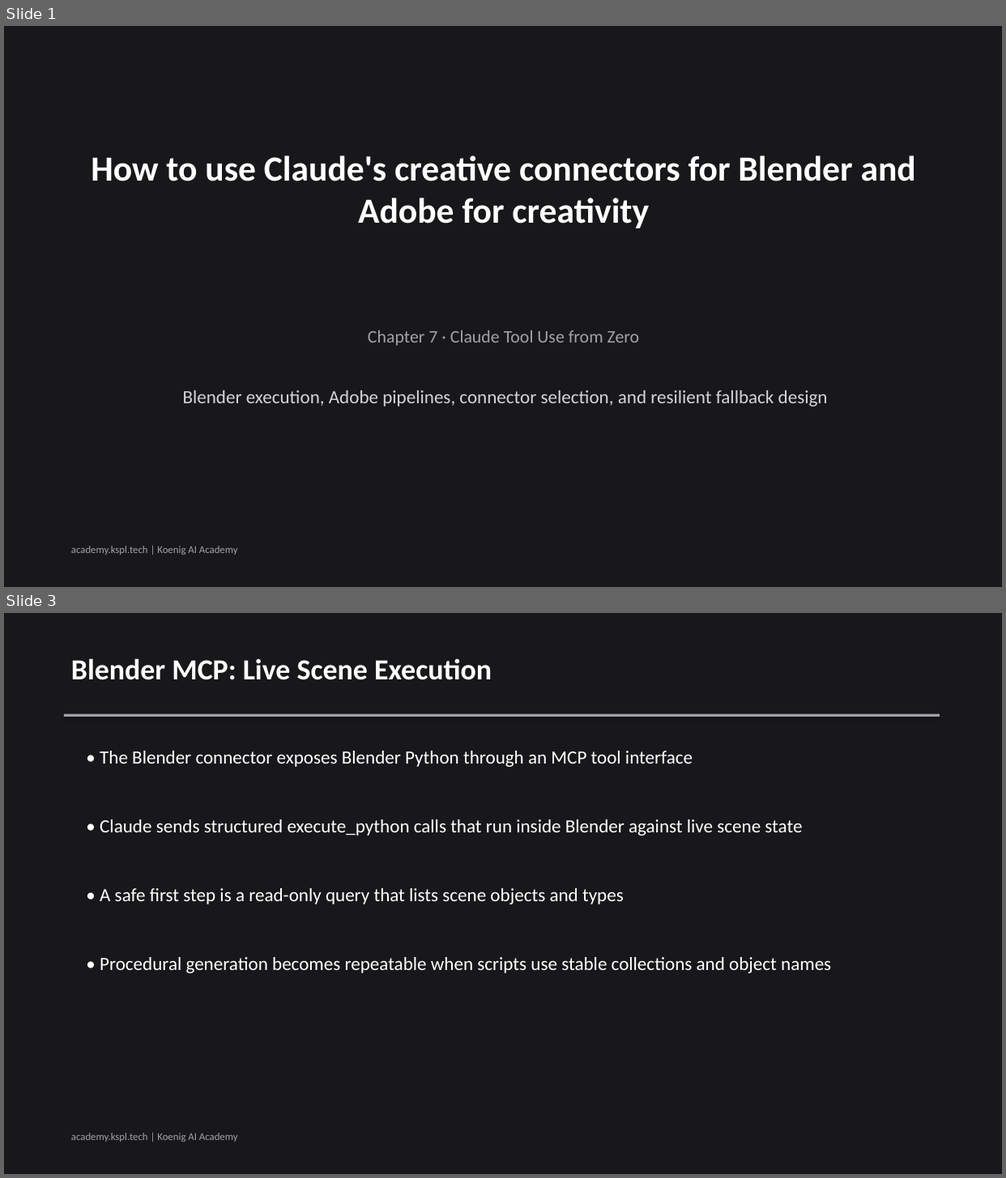
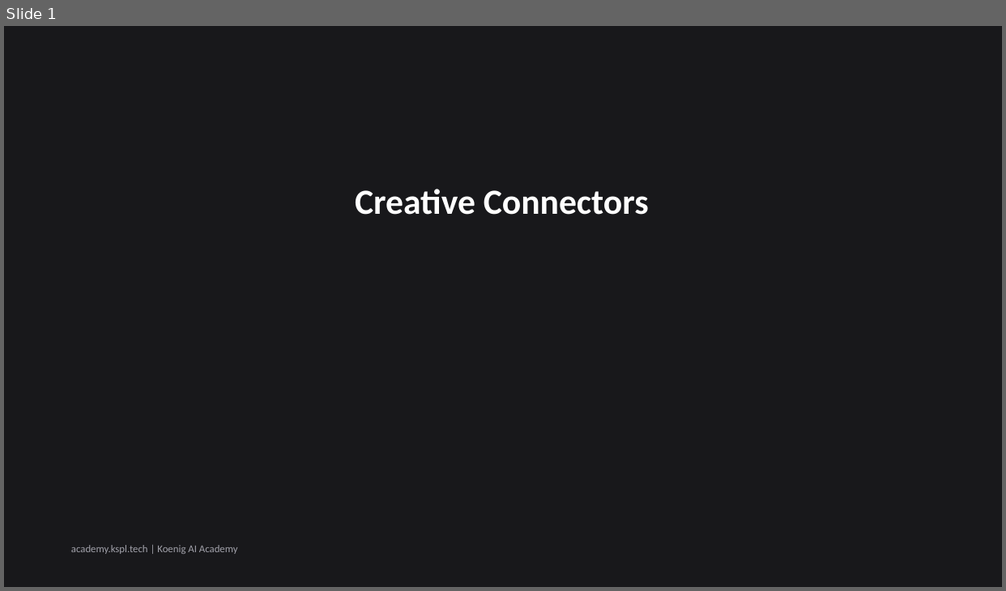
Before and after one commit to Koenig-Solutions-Private-Limited/koenig-ai-org, a slide deck: vault/courses/claude-tool-use-from-zero/ch07-slides.pptx. Shown one above the other, each under a label of ours: slides 1 and 3 before the commit, slide 1 after it; the slides between them are not shown. The pictures are 1006x1178 and 1006x591 pixels, drawn with LibreOffice and Linux fonts; fonts in the diff are those of the drawing. Boxes give left, top, right and bottom in pixels: in the first picture for what was removed or moved away, otherwise in the second. Text is boxed around its words. In the diff, an @@ line names an element or a change of style, - is before the commit and + after.

Commit message:
slides(course): regenerate claude-tool-use-from-zero ch07 deck [KOEA-4862]

```diff
--- a/vault/courses/claude-tool-use-from-zero/ch07-slides.pptx
+++ b/vault/courses/claude-tool-use-from-zero/ch07-slides.pptx
@@ slide 3 removed at (4, 613, 1002, 1174), background #18181B @@
@@ text removed at (71, 658, 492, 680) @@
-Blender MCP: Live Scene Execution
@@ rectangle removed at (64, 714, 940, 717) @@
@@ text removed at (100, 751, 692, 767) @@
-• The Blender connector exposes Blender Python through an MCP tool interface
@@ text removed at (100, 820, 802, 836) @@
-• Claude sends structured execute_python calls that run inside Blender against live scene state
@@ text removed at (100, 888, 624, 905) @@
-• A safe first step is a read-only query that lists scene objects and types
@@ text removed at (100, 957, 831, 973) @@
-• Procedural generation becomes repeatable when scripts use stable collections and object names
@@ text removed at (71, 1133, 238, 1142) @@
-academy.kspl.tech | Koenig AI Academy
@@ slide 1 changed as well @@
@@ text at (355, 189, 649, 215): text changed @@
-How to use Claude's creative connectors for Blender and Adobe for creativity
+Creative Connectors
@@ text removed at (368, 331, 640, 346) @@
-Chapter 7 · Claude Tool Use from Zero
@@ text removed at (183, 390, 828, 407) @@
-Blender execution, Adobe pipelines, connector selection, and resilient fallback design
```
Also in this commit, not shown: 6 slides added, 5 other slides removed, 1 other file.
